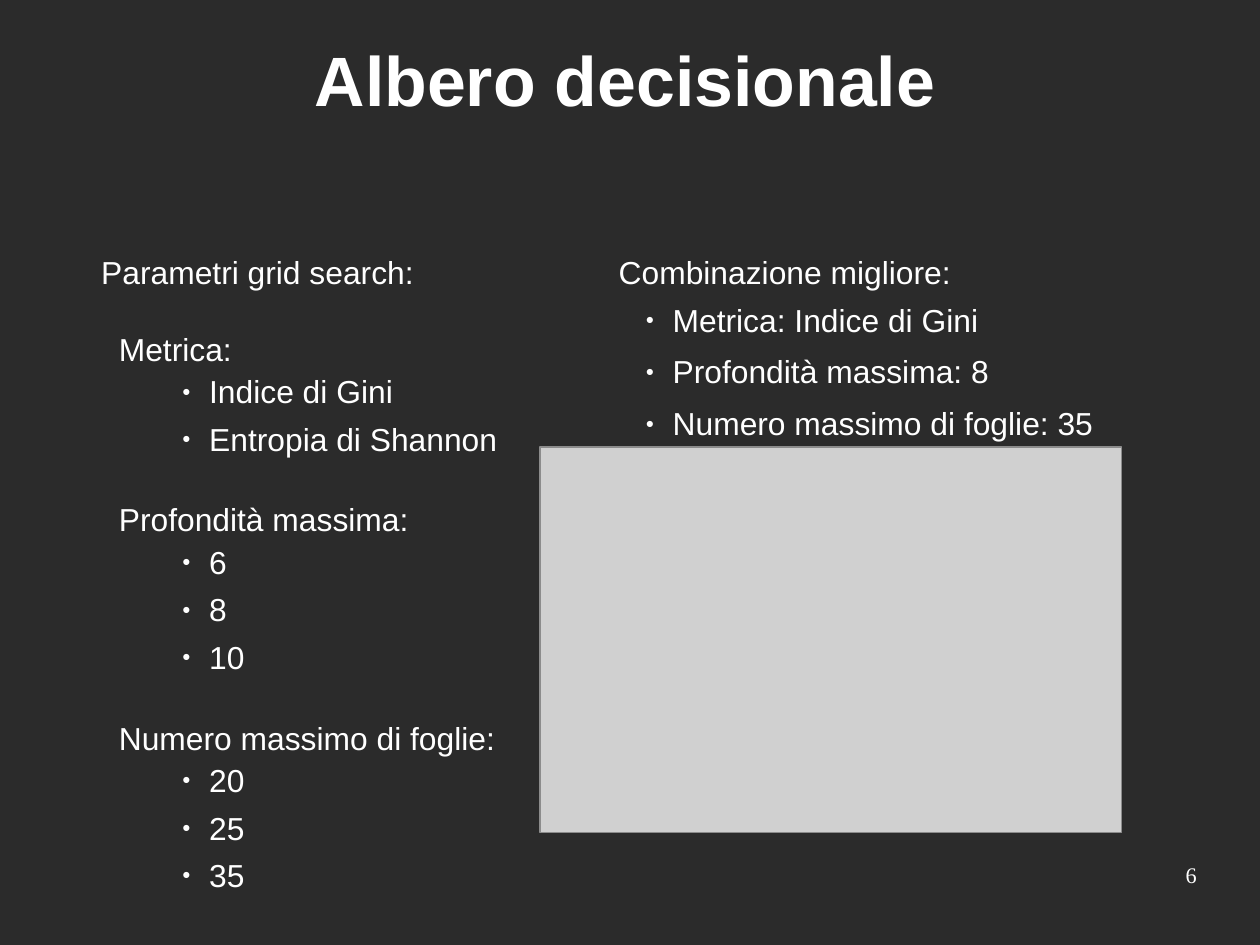
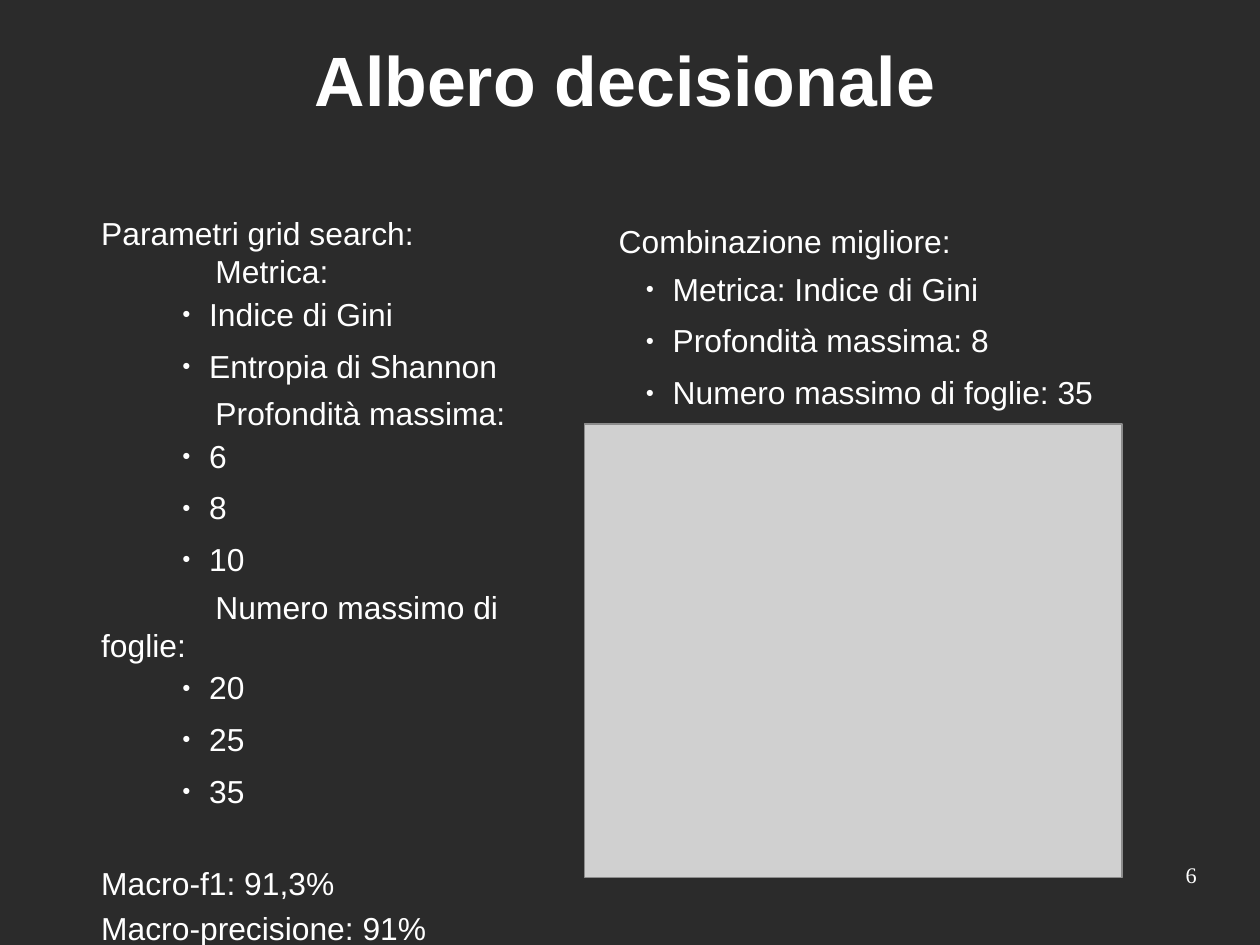
Before and after one commit to mattia010/dry_beans_ML, a slide deck: slide 6 of report/presentation_slides.odp. Drawn at 1260x945 pixels with LibreOffice and Linux fonts; fonts in the diff are those of the drawing; grey boxes stand for pictures; background and template pictures are left out; a plain dark background stands for a picture behind light text. Boxes give left, top, right and bottom in pixels: in the first picture for what was removed or moved away, otherwise in the second. Text is boxed around its words. In the diff, an @@ line names an element or a change of style, - is before the commit and + after.

```diff
--- a/report/presentation_slides.odp
+++ b/report/presentation_slides.odp
@@ text "Parametri grid search:": place and size @@
-text "Parametri grid search:" at <box>101,261,497,793</box>
+text "Parametri grid search:" at <box>101,222,505,945</box>
@@ text "Combinazione migliore:": place and size @@
-text "Combinazione migliore:" at <box>619,261,1093,441</box>
+text "Combinazione migliore:" at <box>619,230,1093,410</box>
@@ text at <box>209,303,497,804</box>: more space between paragraphs @@
@@ picture: place and size @@
-picture at <box>540,447,1122,832</box>
+picture at <box>585,424,1123,878</box>
@@ text at <box>101,872,427,945</box>: paragraphs added @@
+Macro-f1: 91,3%
+Macro-precisione: 91%
+Macro-richiamo: 91%
```
Also in this commit, not shown: 8 other slides changed, 1 slide removed, 9 other files.
